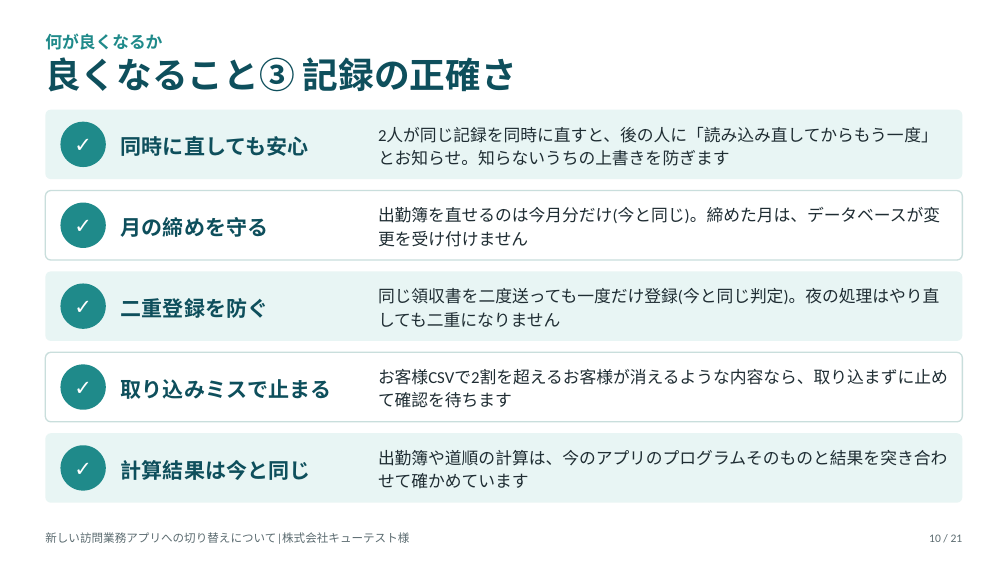
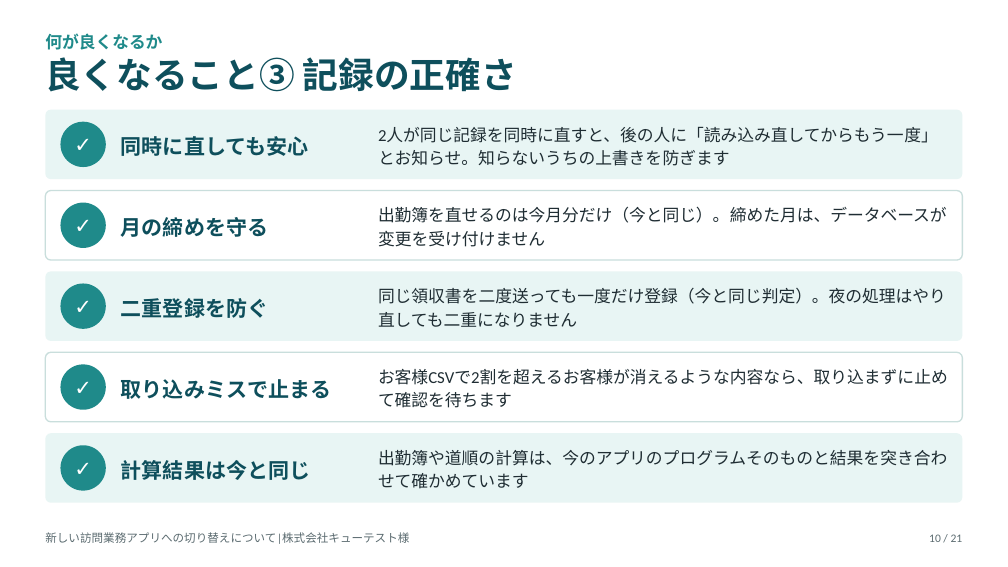
Before and after one commit to katahimo-dev/katahimo-app, a slide deck: slide 10 of doc/partner/新アプリ切替のご説明_キューテスト様.pptx. Drawn at 1008x567 pixels with LibreOffice and Linux fonts; fonts in the diff are those of the drawing. Boxes give left, top, right and bottom in pixels: in the first picture for what was removed or moved away, otherwise in the second. Text is boxed around its words. In the diff, an @@ line names an element or a change of style, - is before the commit and + after.

```diff
--- a/doc/partner/新アプリ切替のご説明_キューテスト様.pptx
+++ b/doc/partner/新アプリ切替のご説明_キューテスト様.pptx
@@ text at bbox=[378, 206, 947, 247]: text changed @@
-出勤簿を直せるのは今月分だけ(今と同じ)。締めた月は、データベースが変更を受け付けません
+出勤簿を直せるのは今月分だけ（今と同じ）。締めた月は、データベースが変更を受け付けません
@@ text at bbox=[378, 288, 946, 327]: text changed @@
-同じ領収書を二度送っても一度だけ登録(今と同じ判定)。夜の処理はやり直しても二重になりません
+同じ領収書を二度送っても一度だけ登録（今と同じ判定）。夜の処理はやり直しても二重になりません
```
Also in this commit, not shown: 17 other slides changed, 3 other files.
